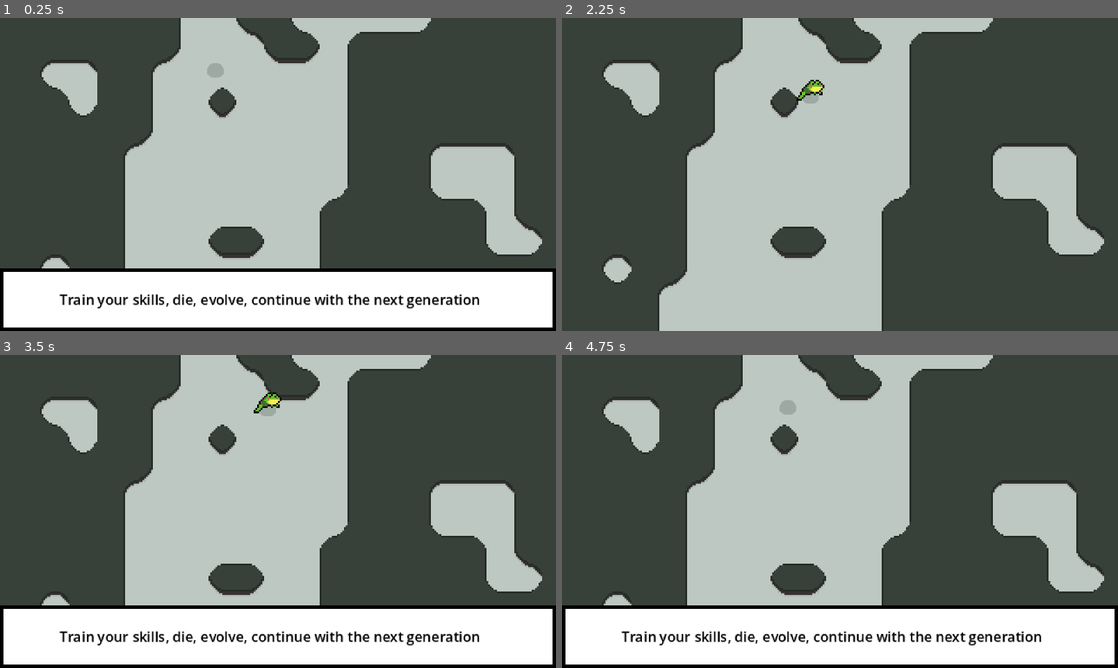
Above: before the commit, frames 1-4 (two rows, left to right).
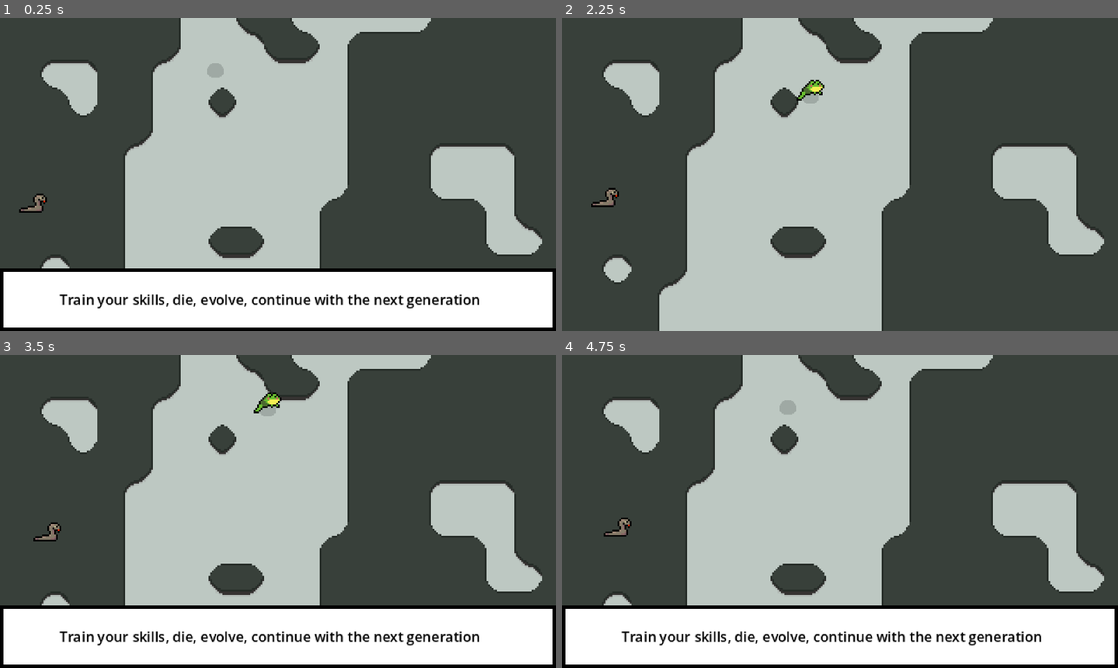
Above: after the commit, the same moments.

Repository: MiladTuma/Micro-Jam-Evolution
Game: Godot game, scene res://Scenes/main.tscn
Two runs of this game, one before a commit and one after it. Both use one fixed random seed, a clock stepped at 60 frames per second and the inputs below.
Inputs:
- Up to frame 1 (0.25 s): no input
- Up to frame 2 (2.25 s): tap Enter at 0.5 s; hold Right (right) 0.53-1.28 s; tap I (i) at 0.6, 1.35, 2.1 s; hold Down (down) 1.28-2.03 s; hold Right (right) from 2.03 s (still down)
- Up to frame 3 (3.5 s): release Right (right) at 2.78 s; hold Up (up) from 2.78 s (still down); tap I (i) at 2.85 s
- Up to frame 4 (4.75 s): release Up (up) at 3.53 s; hold Left (left) from 3.53 s (still down); tap I (i) at 3.6, 4.35 s

The runs differ from the first frame. In frame 1, 0.1% of the frame differs, in the area x 3-9%, y 56-63%; in frame 2, 0.2%, in the area x 5-11%, y 54-61%; in frame 3, 0.2%; in frame 4, 0.2%.

Commit message:
SNAKE IS BACK

Diff:
--- a/Scenes/main.tscn
+++ b/Scenes/main.tscn
@@ -2,7 +2,8 @@
 
 [ext_resource type="Texture2D" uid="uid://kjg2t5thhseq" path="res://Tilemap/Tilemap Frog Swamp.png" id="1_bo1nx"]
 [ext_resource type="PackedScene" uid="uid://3lms8jd3k1jl" path="res://Entities/Player/player.tscn" id="1_jjgbg"]
-[ext_resource type="Script" uid="uid://276cfrt1hyfp" path="res://Scenes/textbox.gd" id="3_8gbba"]
+[ext_resource type="PackedScene" uid="uid://bnku3jb5gnckl" path="res://Entities/Snake/snake.tscn" id="3_8gbba"]
+[ext_resource type="Script" uid="uid://276cfrt1hyfp" path="res://Scenes/textbox.gd" id="4_jjvhh"]
 
 [sub_resource type="TileSetAtlasSource" id="TileSetAtlasSource_bo1nx"]
 texture = ExtResource("1_bo1nx")
@@ -101,8 +102,11 @@
 tile_map_data = PackedByteArray("AAAHAAAAAAAFAAEAAAAHAAEAAAAFAAEAAAAGAAIAAAAFAAEAAAAGAAMAAAAFAAEAAAAGAAQAAAAFAAEAAAAHAA …(2064 unchanged characters)…
 tile_set = SubResource("TileSet_xcwl1")
 
+[node name="Snake" parent="." unique_id=579168960 instance=ExtResource("3_8gbba")]
+position = Vector2(19, 106)
+
 [node name="Textbox" type="CanvasLayer" parent="." unique_id=557165725]
-script = ExtResource("3_8gbba")
+script = ExtResource("4_jjvhh")
 
 [node name="MarginContainer" type="MarginContainer" parent="Textbox" unique_id=1855576075]
 anchors_preset = 12
